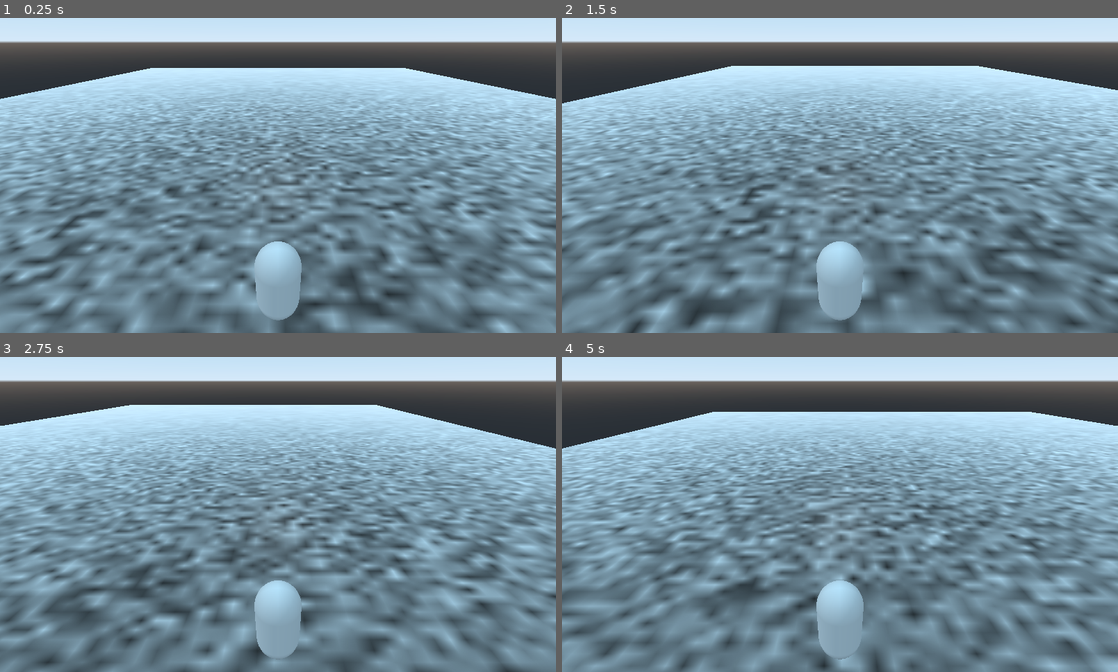
Above: before the commit, frames 1-4 (two rows, left to right).
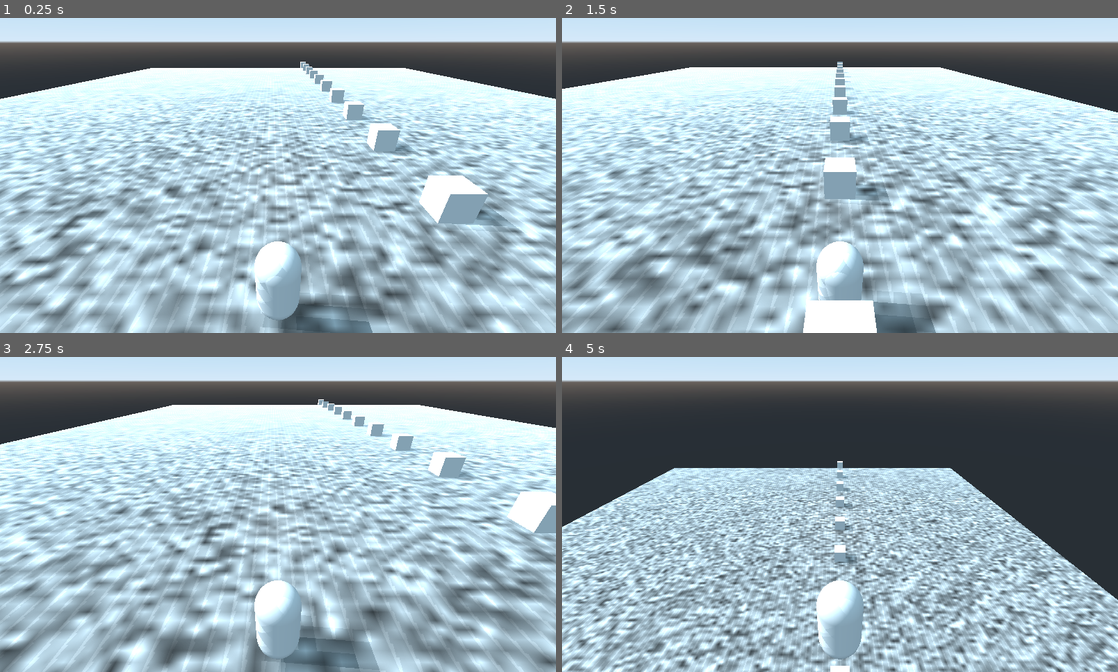
Above: after the commit, the same moments.

Repository: rans0000/endless-runner
Game: Godot game, scene res://World/World.tscn
Same seed, same stepped clock (60 frames per second), same inputs: the game is played once before the commit and once after it.
Inputs:
- Up to frame 1 (0.25 s): no input
- Up to frame 2 (1.5 s): hold D (move_right) 0.53-1.28 s; hold S (move_stop) 0.53-1.28 s; tap Space (jump) at 0.77, 0.8, 1.07, 1.35 s; hold A (move_left) from 1.28 s (still down)
- Up to frame 3 (2.75 s): tap Space (jump) at 1.52, 1.82, 2.3 s; tap S (move_stop) at 1.55 s; release A (move_left) at 2.03 s; hold D (move_right) from 2.03 s (still down); hold S (move_stop) from 2.03 s (still down)
- Up to frame 4 (5 s): release D (move_right) at 2.78 s; release S (move_stop) at 2.78 s; hold W (move_forward) 2.78-3.53 s; tap S (move_stop) at 2.85, 4.35 s; tap Space (jump) at 3.02, 3.32, 3.6, 3.77, 4.07, 4.52, 4.82 s; hold A (move_left) from 3.53 s (still down)

The runs differ from the first frame. In frame 1, 78% of the frame differs, in the area x 0-100%, y 13-100%; in frame 2, 74%; in frame 3, 72%; in frame 4, 74%.

Commit message:
Add basic jumping mechanic.

Diff:
--- a/Player/Player.gd
+++ b/Player/Player.gd
@@ -8,8 +8,13 @@
 const STRAFE_BOUNDARY = 10
 const F_SPEED = 40
 const S_SPEED = 80
-const ACCELERATION = 3
-const DECELERATION = 5
+const ACCELERATION = 5
+const DECELERATION = 2
+
+var is_jumping = false
+var is_powering_jump = false
+var jump_power = 0
+const VERTICAL_JUMP = 4
 
 func _physics_process(delta):
 	move_player(delta)
@@ -18,16 +23,20 @@
 	velocity.y += delta * gravity
 	var forward_velocity = move_forward(delta)
 	var strafe_velocity = move_sideways()
+	var jump_velocity = jump()
 
 	velocity.z = forward_velocity.z
+	velocity.y = jump_velocity.y
 	velocity.x = strafe_velocity.x
 	velocity = move_and_slide(velocity, Vector3.UP)
 
 func move_forward(delta):
+	var is_floored = is_on_floor()
 	var forward_velocity = Vector3()
-	if Input.is_action_pressed("move_forward"):
+
+	if is_floored and Input.is_action_pressed("move_forward"):
 		forward_velocity += Vector3.FORWARD
-	elif Input.is_action_pressed("move_stop"):
+	elif is_floored and Input.is_action_pressed("move_stop"):
 		forward_velocity = Vector3.BACK
 
 	var fv = Vector3(0, 0, velocity.z)
@@ -40,17 +49,40 @@
 	return fv
 
 func move_sideways():
-	var sv = Vector3()
-	if Input.is_action_pressed("move_left"):
+	var is_floored = is_on_floor()
+	var slide_velocity = Vector3()
+
+	if is_floored and Input.is_action_pressed("move_left"):
 		strafe_direction = strafe.left
-	elif Input.is_action_pressed("move_right"):
+	elif is_floored and Input.is_action_pressed("move_right"):
 		strafe_direction = strafe.right
 
 	var target_pos = transform.origin
 	target_pos.x = strafe_direction.x * STRAFE_BOUNDARY
 	var target_velocity = target_pos - transform.origin
-	sv = clamp_vector(target_velocity * S_SPEED, S_SPEED)
-	return sv
+	slide_velocity = clamp_vector(target_velocity * S_SPEED, S_SPEED)
+	return slide_velocity
+
+func jump():
+	var jump_speed = Vector3(0, velocity.y, 0)
+	var is_floored = is_on_floor()
+	if is_jumping and is_floored:
+		is_jumping = false
+
+	if not is_floored:
+		is_powering_jump = false
+
+	if is_powering_jump:
+		++jump_power
+
+	if not is_jumping and Input.is_action_just_pressed("jump"):
+		is_powering_jump = true
+	if not is_jumping and Input.is_action_just_released("jump"):
+		is_powering_jump = false
+		is_jumping = true
+		#80% forward speed is added to jump speed
+		jump_speed.y += (VERTICAL_JUMP + (-velocity.z * 0.5) )
+	return jump_speed
 
 func clamp_vector(vector, length):
 	var norm = vector.normalized()
--- a/World/World.tscn
+++ b/World/World.tscn
@@ -26,12 +26,15 @@
 [sub_resource type="BoxShape" id=6]
 extents = Vector3( 50, 1, 1 )
 
+[sub_resource type="CubeMesh" id=7]
+
 [node name="World" type="Spatial"]
 
 [node name="Player" parent="." instance=ExtResource( 1 )]
 transform = Transform( 1, 0, 0, 0, 1, 0, 0, 0, 1, 0, 2.29069, 0 )
 
 [node name="GroundPlane" type="RigidBody" parent="."]
+editor/display_folded = true
 transform = Transform( 1, 0, 0, 0, 1, 0, 0, 0, 1, 0, 0, -45 )
 mode = 1
 
@@ -48,7 +51,65 @@
 transform = Transform( 1, 0, 0, 0, 1, 0, 0, 0, 1, 0, 1, 49 )
 shape = SubResource( 6 )
 
+[node name="MeshInstance2" type="MeshInstance" parent="GroundPlane"]
+transform = Transform( 1, 0, 0, 0, 1, 0, 0, 0, 1, 10, 1, 49 )
+mesh = SubResource( 7 )
+material/0 = null
+
+[node name="MeshInstance3" type="MeshInstance" parent="GroundPlane"]
+transform = Transform( 1, 0, 0, 0, 1, 0, 0, 0, 1, 10, 1, 39 )
+mesh = SubResource( 7 )
+material/0 = null
+
+[node name="MeshInstance4" type="MeshInstance" parent="GroundPlane"]
+transform = Transform( 1, 0, 0, 0, 1, 0, 0, 0, 1, 10, 1, 29 )
+mesh = SubResource( 7 )
+material/0 = null
+
+[node name="MeshInstance5" type="MeshInstance" parent="GroundPlane"]
+transform = Transform( 1, 0, 0, 0, 1, 0, 0, 0, 1, 10, 1, 19 )
+mesh = SubResource( 7 )
+material/0 = null
+
+[node name="MeshInstance6" type="MeshInstance" parent="GroundPlane"]
+transform = Transform( 1, 0, 0, 0, 1, 0, 0, 0, 1, 10, 1, 9 )
+mesh = SubResource( 7 )
+material/0 = null
+
+[node name="MeshInstance7" type="MeshInstance" parent="GroundPlane"]
+transform = Transform( 1, 0, 0, 0, 1, 0, 0, 0, 1, 10, 1, -1 )
+mesh = SubResource( 7 )
+material/0 = null
+
+[node name="MeshInstance8" type="MeshInstance" parent="GroundPlane"]
+transform = Transform( 1, 0, 0, 0, 1, 0, 0, 0, 1, 10, 1, -11 )
+mesh = SubResource( 7 )
+material/0 = null
+
+[node name="MeshInstance9" type="MeshInstance" parent="GroundPlane"]
+transform = Transform( 1, 0, 0, 0, 1, 0, 0, 0, 1, 10, 1, -21 )
+mesh = SubResource( 7 )
+material/0 = null
+
+[node name="MeshInstance10" type="MeshInstance" parent="GroundPlane"]
+transform = Transform( 1, 0, 0, 0, 1, 0, 0, 0, 1, 10, 1, -31 )
+mesh = SubResource( 7 )
+material/0 = null
+
+[node name="MeshInstance11" type="MeshInstance" parent="GroundPlane"]
+transform = Transform( 1, 0, 0, 0, 1, 0, 0, 0, 1, 10, 1, -41 )
+mesh = SubResource( 7 )
+material/0 = null
+
+[node name="MeshInstance12" type="MeshInstance" parent="GroundPlane"]
+transform = Transform( 1, 0, 0, 0, 1, 0, 0, 0, 1, 10, 1, -51 )
+mesh = SubResource( 7 )
+material/0 = null
+
 [node name="DirectionalLight" type="DirectionalLight" parent="."]
 transform = Transform( -0.0750431, 0.713754, -0.696364, 0.0984102, 0.700225, 0.707107, 0.992312, -0.0154659, -0.122788, -20, 20, 0 )
-light_energy = 0.1
+shadow_enabled = true
 directional_shadow_mode = 0
+__meta__ = {
+"_edit_lock_": true
+}
Not shown: 1 places in World/World.tscn that only renumber resources
